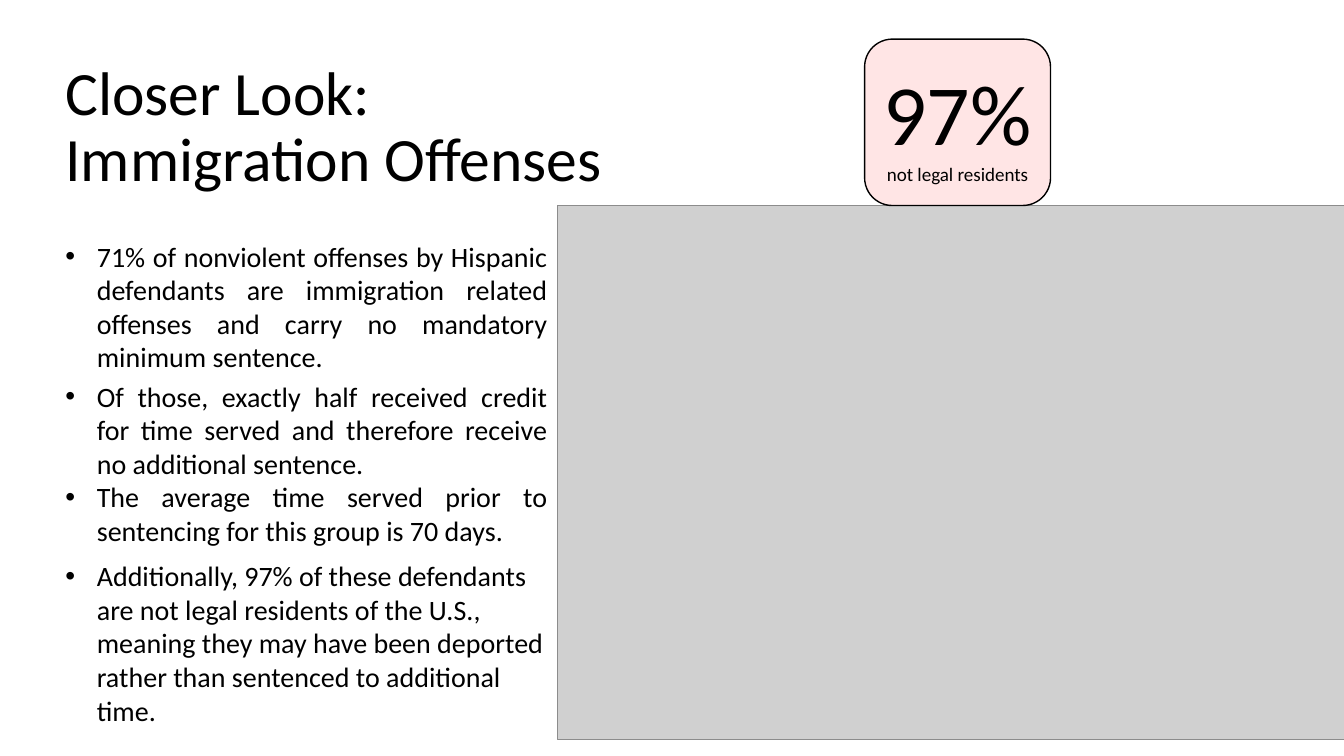
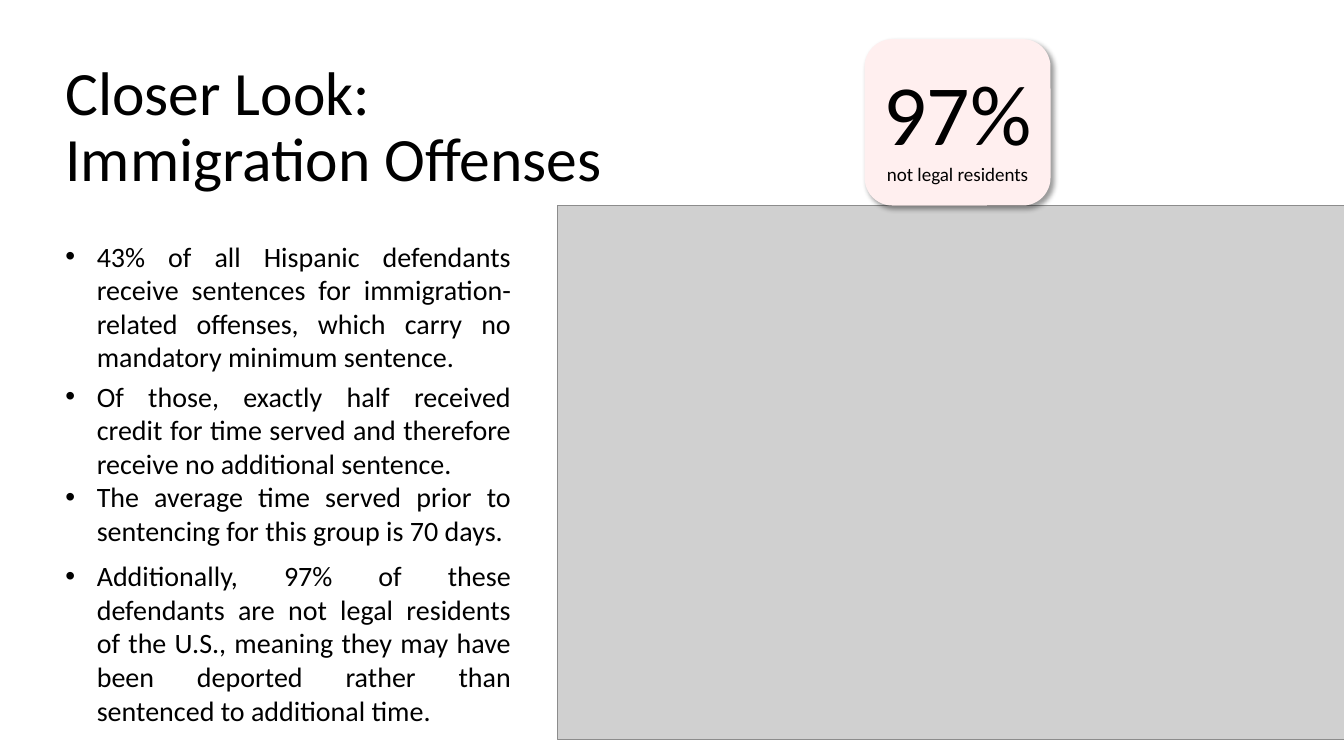
Before and after one commit to jenwhitson/sentencing_project, a slide deck: slide 9 of Presentation.pptx. Drawn at 1344x756 pixels with LibreOffice and Linux fonts; fonts in the diff are those of the drawing; grey boxes stand for pictures. Boxes give left, top, right and bottom in pixels: in the first picture for what was removed or moved away, otherwise in the second. Text is boxed around its words. In the diff, an @@ line names an element or a change of style, - is before the commit and + after.

Commit message:
updated formatting

```diff
--- a/Presentation.pptx
+++ b/Presentation.pptx
@@ rounded rectangle "97%" at box(865, 39, 1051, 206): fill #FFE5E5 to #FFEFEF; outline #000000 1 pt to none; shadow on @@
@@ text at box(97, 247, 511, 372): text changed @@
-• 71% of nonviolent offenses by Hispanic defendants are immigration related offenses and carry no mandatory minimum sentence.
+• 43% of all Hispanic defendants receive sentences for immigration-related offenses, which carry no mandatory minimum sentence.
@@ text "Of those, exactly half received ..." rewrapped from box(97, 387, 547, 546) to box(97, 387, 511, 546) @@
@@ text "Additionally, 97% of these defendants ..." at box(97, 566, 511, 722): alignment left to justified @@
```
Also in this commit, not shown: 8 other slides changed.
